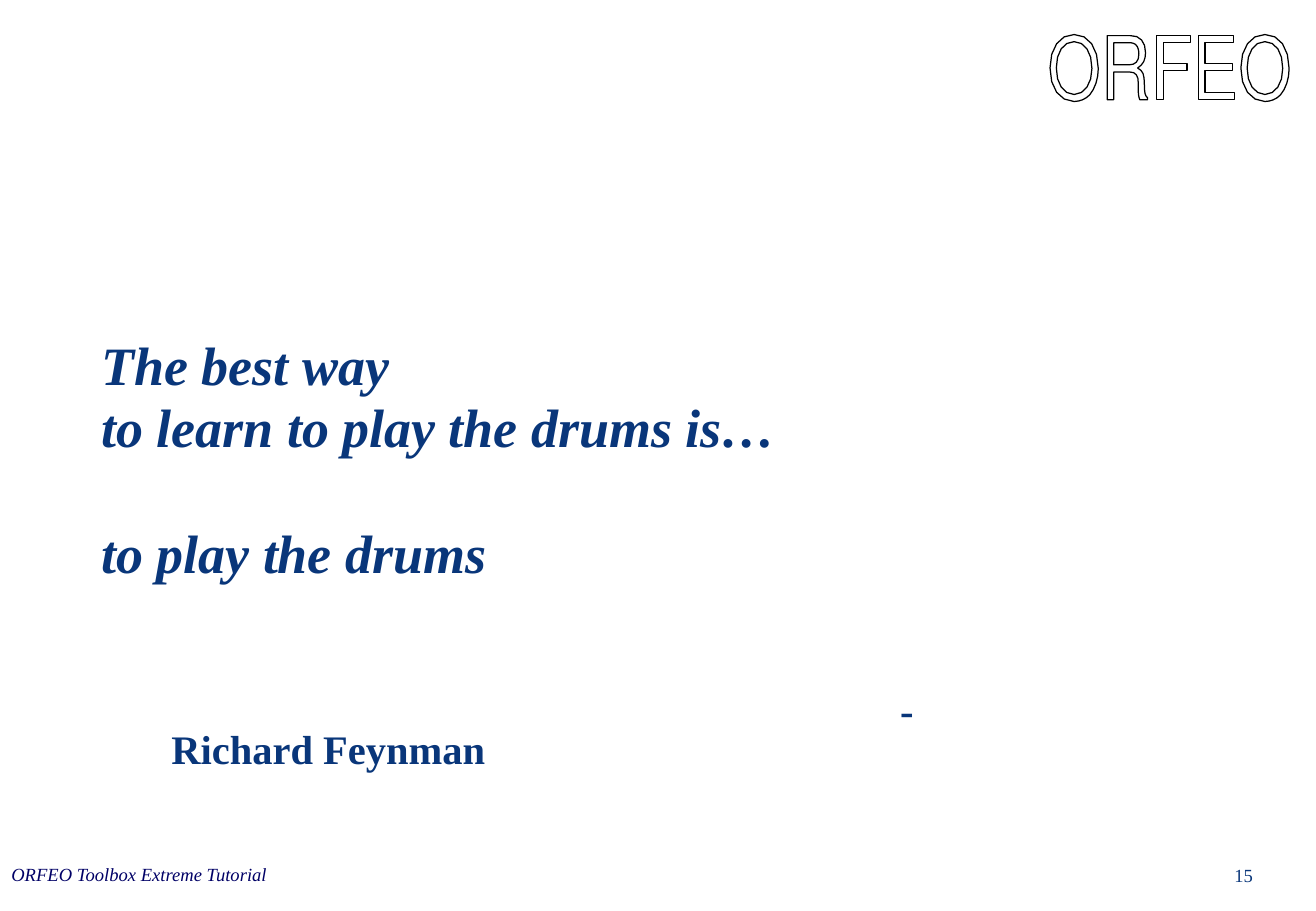
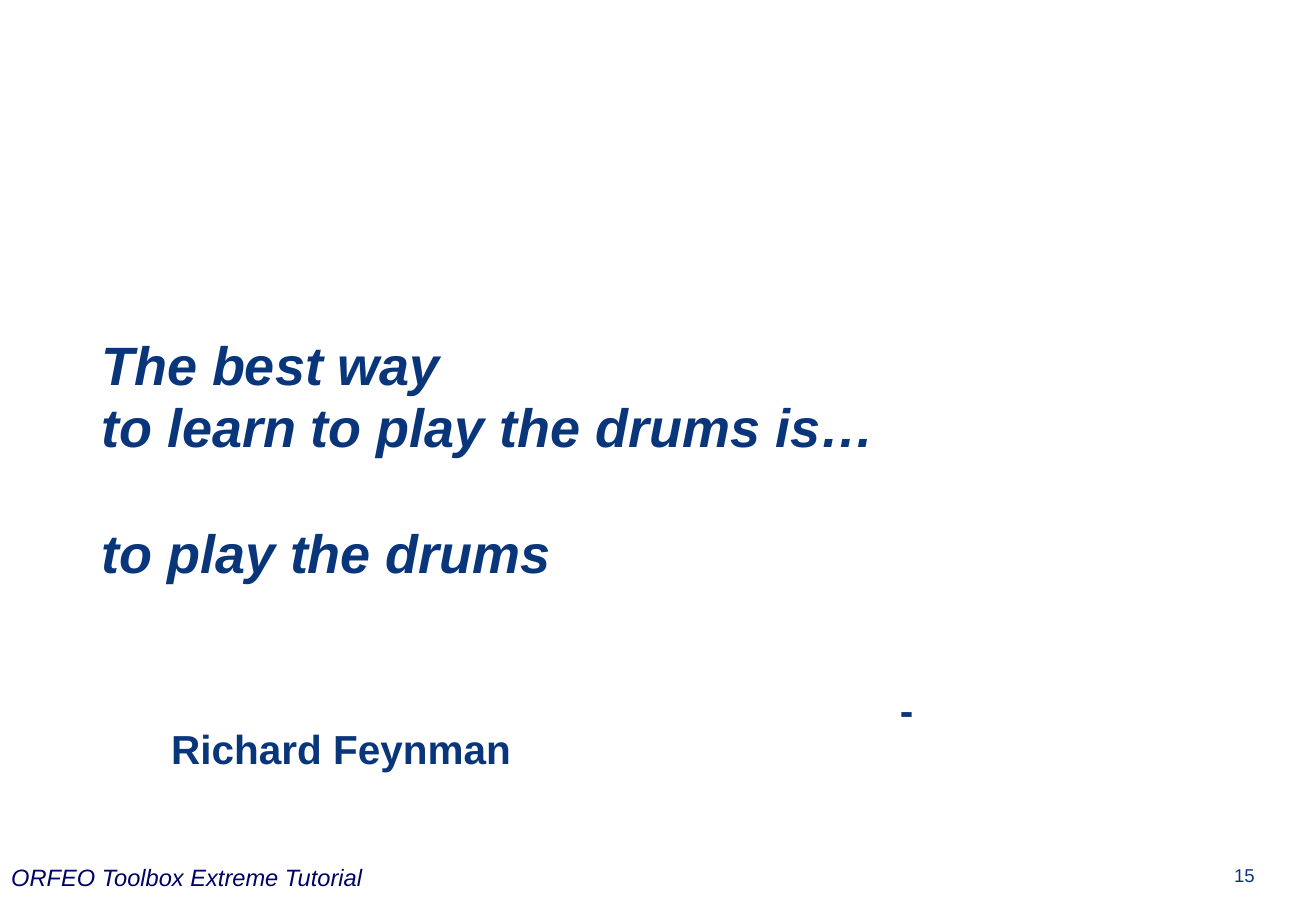
Before and after one commit to orfeotoolbox/OTB-Documents, a slide deck: slide 15 of CourseWare/OTBIn90Minutes.ppt. Drawn at 1316x911 pixels with LibreOffice and Linux fonts; fonts in the diff are those of the drawing; background and template pictures are left out. Boxes give left, top, right and bottom in pixels: in the first picture for what was removed or moved away, otherwise in the second. Text is boxed around its words. In the diff, an @@ line names an element or a change of style, - is before the commit and + after.

```diff
--- a/CourseWare/OTBIn90Minutes.ppt
+++ b/CourseWare/OTBIn90Minutes.ppt
@@ group removed at <box>1050,34,1289,101</box>: 5 freeform shapes @@
@@ text "The best way" at <box>101,346,875,772</box>: font Times New Roman to Arial @@
@@ text "ORFEO Toolbox Extreme Tutorial" at <box>11,869,362,887</box>: size 11 to 14 pt, font Times New Roman to Arial @@
@@ page number at <box>1234,869,1255,883</box>: font Times New Roman to Arial @@
```
Also in this commit, not shown: 31 other slides changed, 2 other files.
